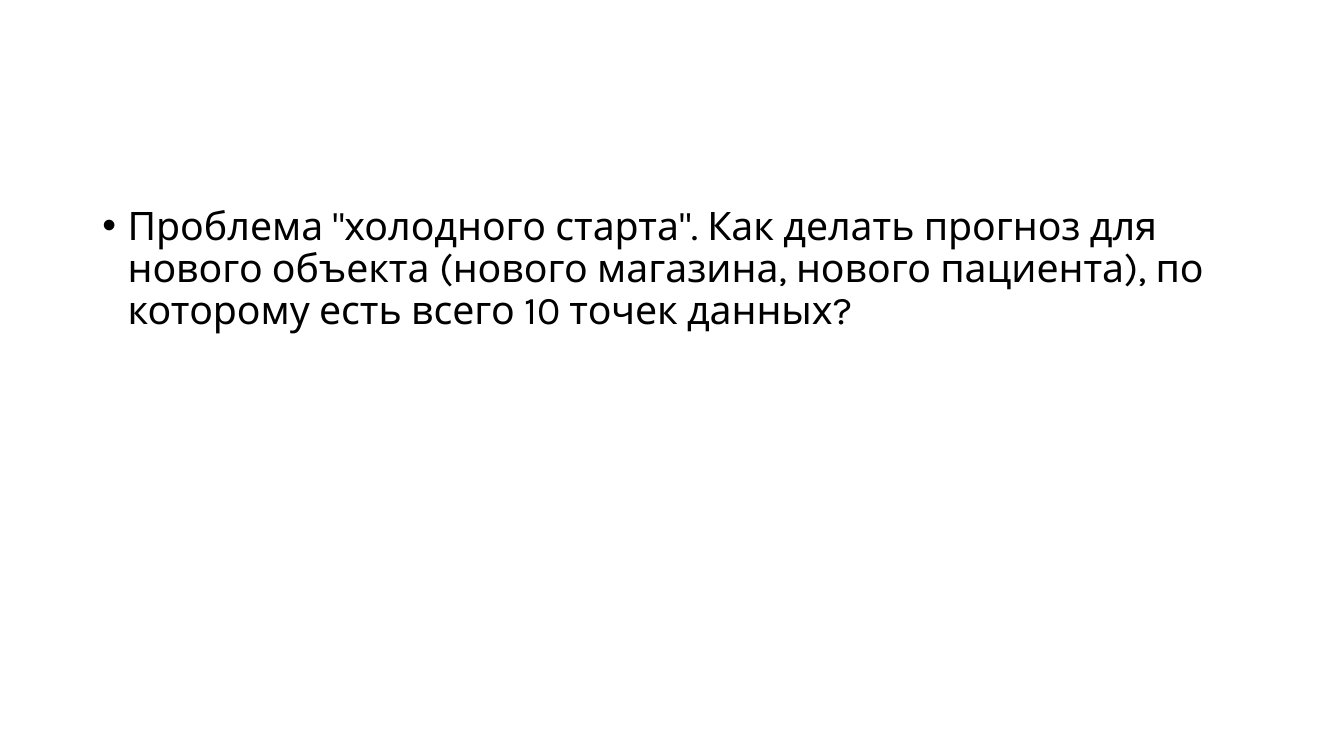
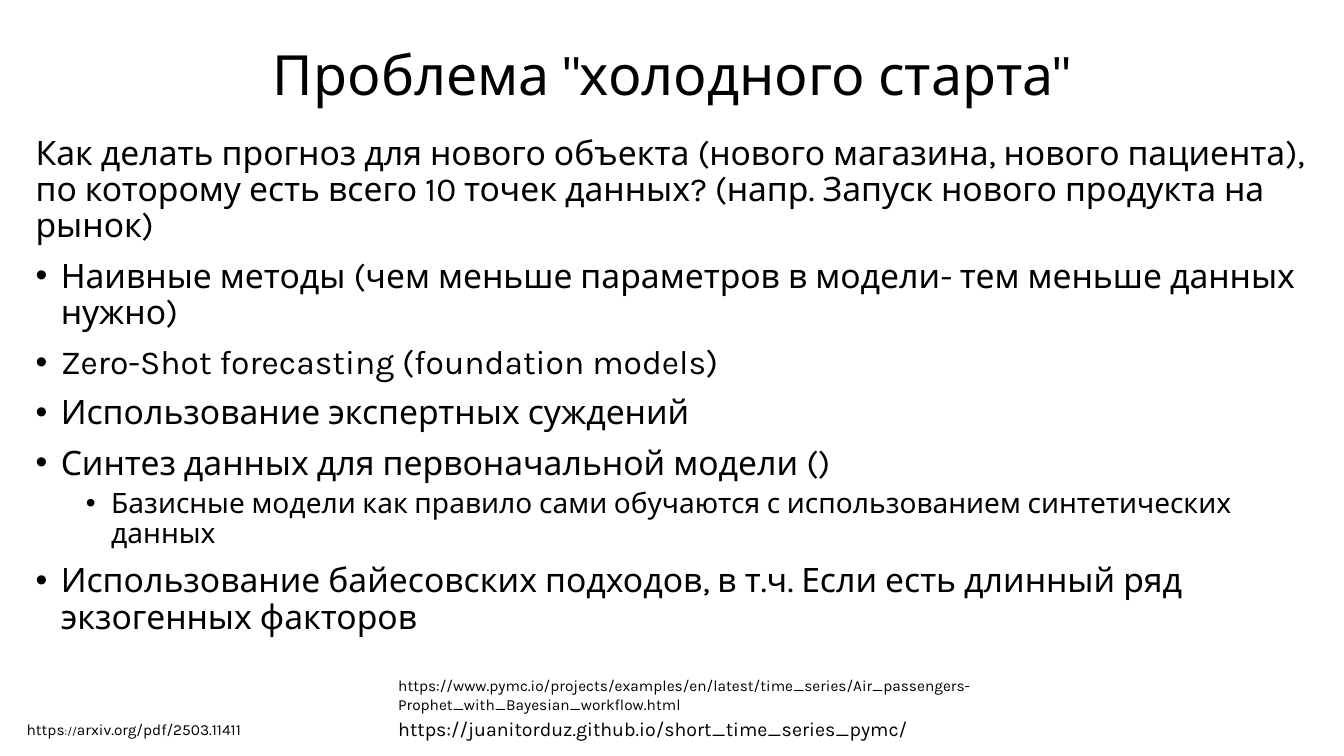
Before and after one commit to MVRonkin/TimeSeriesCourse, a slide deck: slide 2 of 2025/LEC/08 работа с индустриальными ВР.pptx. Drawn at 1344x756 pixels with LibreOffice and Linux fonts; fonts in the diff are those of the drawing. Boxes give left, top, right and bottom in pixels: in the first picture for what was removed or moved away, otherwise in the second. Text is boxed around its words. In the diff, an @@ line names an element or a change of style, - is before the commit and + after.

```diff
--- a/2025/LEC/08 работа с индустриальными ВР.pptx
+++ b/2025/LEC/08 работа с индустриальными ВР.pptx
@@ title added at <box>273,52,1053,109</box>, 39.6 pt, text #000000 @@
+Проблема "холодного старта"
@@ text at <box>36,139,1295,637</box>: text changed; size 28 to 24 pt @@
-• Проблема "холодного старта". Как делать прогноз для нового объекта (нового магазина, нового пациента), по которому есть всего 10 точек данных?
+Как делать прогноз для нового объекта (нового магазина, нового пациента), по которому есть всего 10 точек данных? (напр. Запуск нового продукта на рынок)
+• Наивные методы (чем меньше параметров в модели- тем меньше данных нужно)
+• Zero-Shot forecasting (foundation models)
+• Использование экспертных суждений
+• Синтез данных для первоначальной модели ()
+  • Базисные модели как правило сами обучаются с использованием синтетических данных
+• Использование байесовских подходов, в т.ч. Если есть длинный ряд экзогенных факторов
@@ text added at <box>398,679,970,714</box>, 11 pt, text #000000 @@
+https://www.pymc.io/projects/examples/en/latest/time_series/Air_passengers-Prophet_with_Bayesian_workflow.html
@@ text added at <box>27,723,241,739</box>, 11 pt, text #000000 @@
+https://arxiv.org/pdf/2503.11411
@@ text added at <box>398,721,907,741</box>, 14 pt, text #000000 @@
+https://juanitorduz.github.io/short_time_series_pymc/
```
Also in this commit, not shown: 2 other slides changed.
